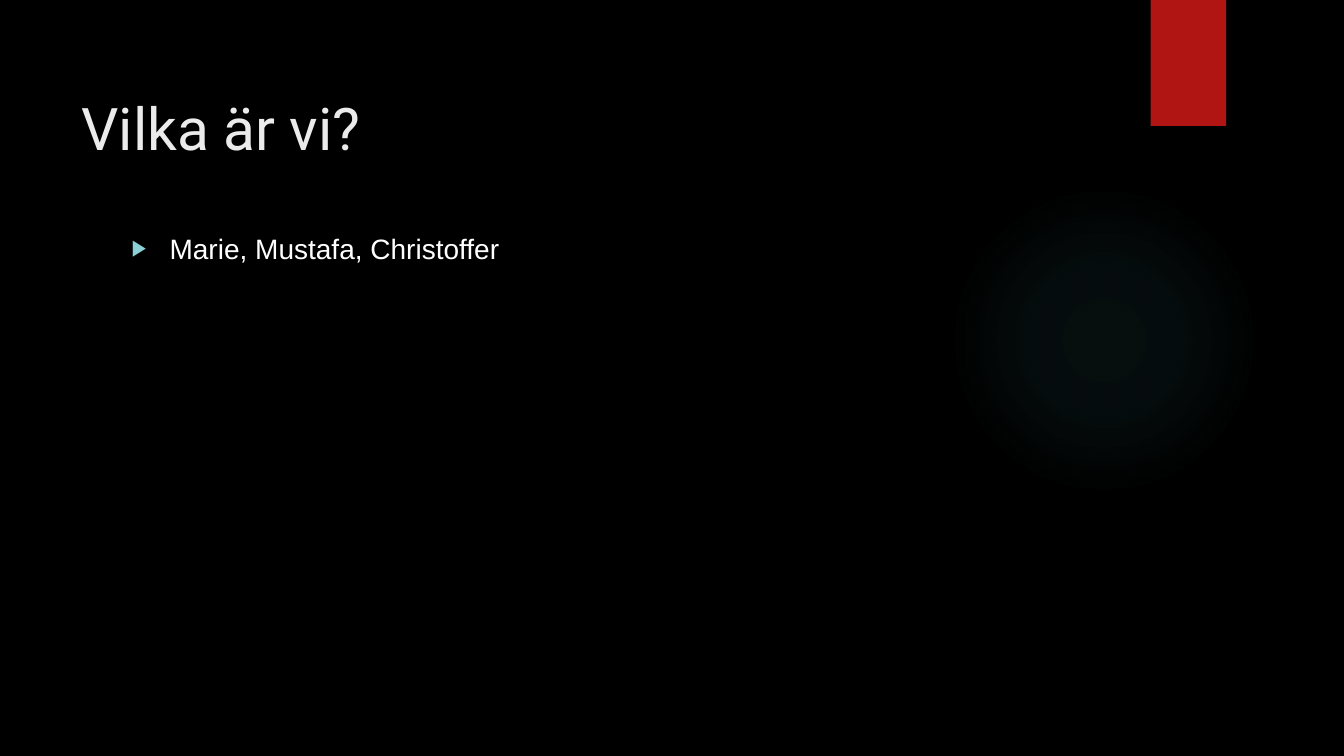
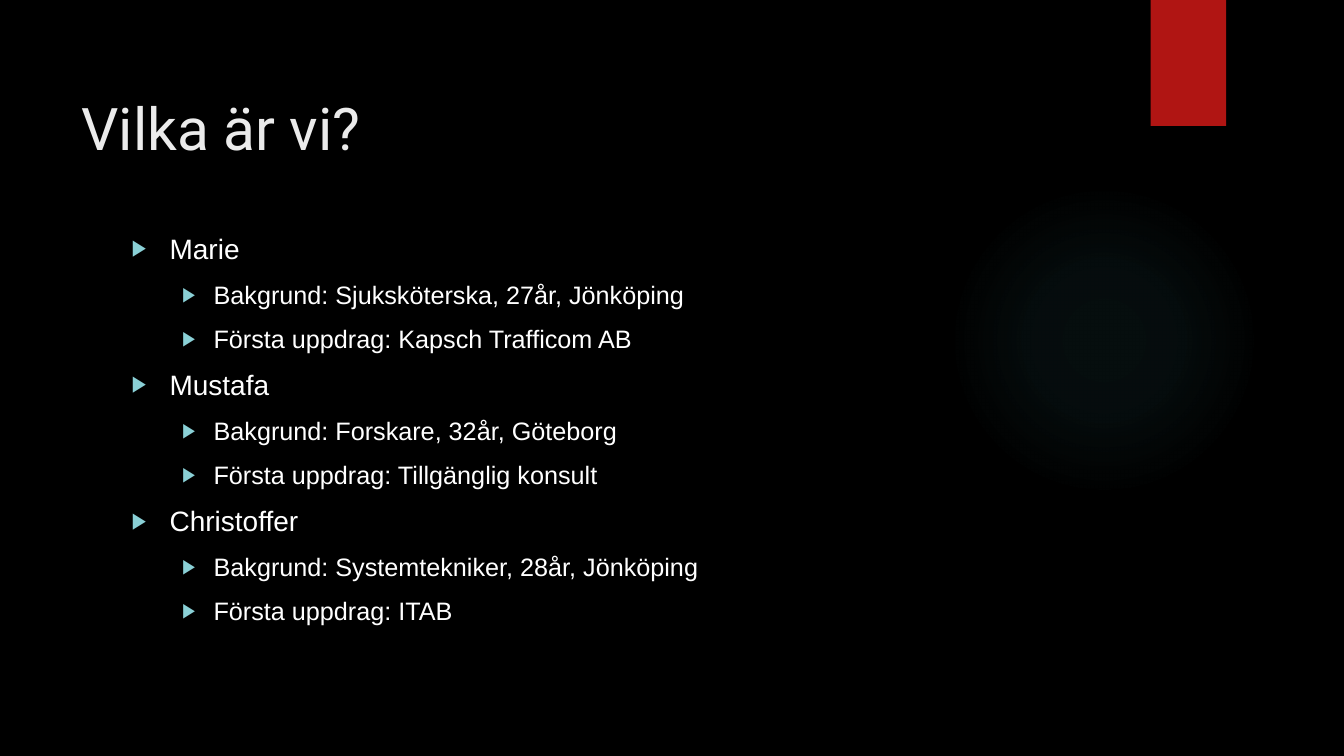
Before and after one commit to hamadaio/magic-mirror-project, a slide deck: slide 2 of pitch_group_mirror.pptx. Drawn at 1344x756 pixels with LibreOffice and Linux fonts; fonts in the diff are those of the drawing; background and template pictures are left out. Boxes give left, top, right and bottom in pixels: in the first picture for what was removed or moved away, otherwise in the second. Text is boxed around its words. In the diff, an @@ line names an element or a change of style, - is before the commit and + after.

```diff
--- a/pitch_group_mirror.pptx
+++ b/pitch_group_mirror.pptx
@@ text at [170,238,698,626]: text changed; size 20 to 18 pt @@
-▶ Marie, Mustafa, Christoffer
+▶ Marie
+  ▶ Bakgrund: Sjuksköterska, 27år, Jönköping
+  ▶ Första uppdrag: Kapsch Trafficom AB
+▶ Mustafa
+  ▶ Bakgrund: Forskare, 32år, Göteborg
+  ▶ Första uppdrag: Tillgänglig konsult
+▶ Christoffer
+  ▶ Bakgrund: Systemtekniker, 28år, Jönköping
+  ▶ Första uppdrag: ITAB
```
Also in this commit, not shown: 10 other slides changed, 2 slides added.
